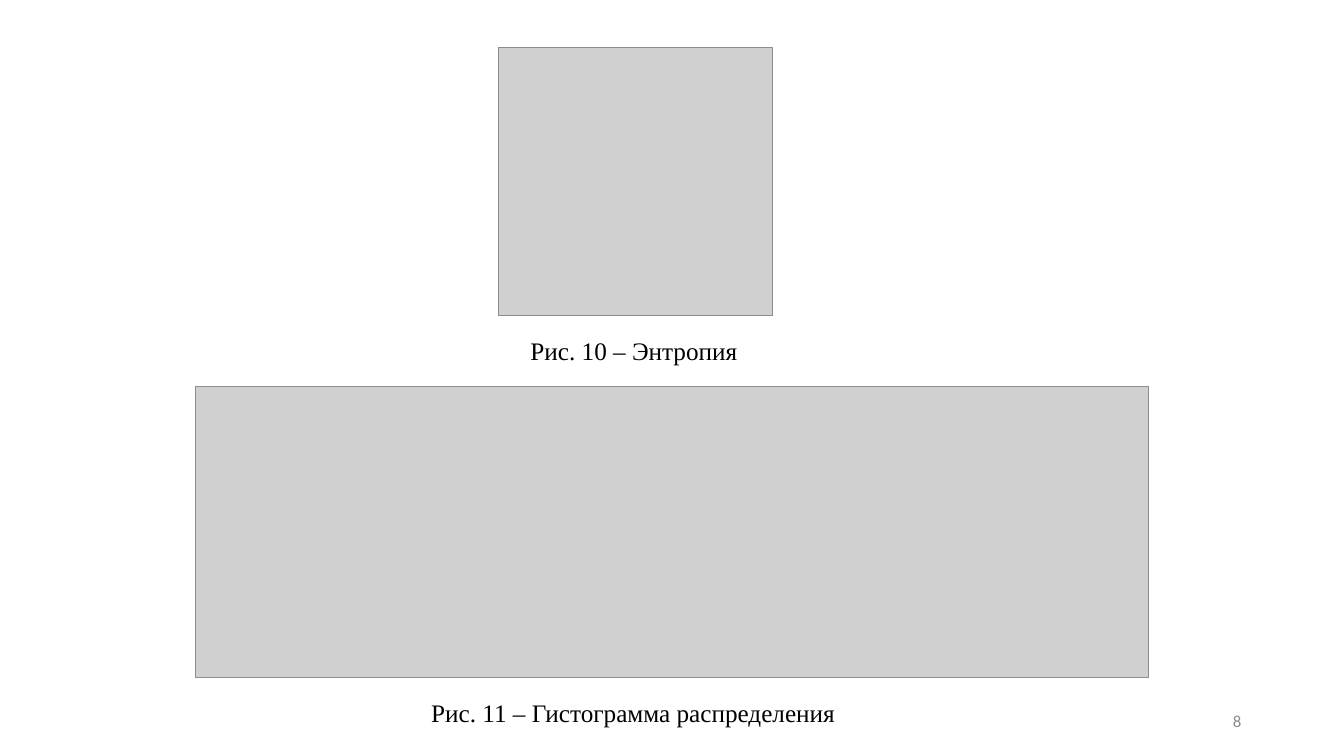
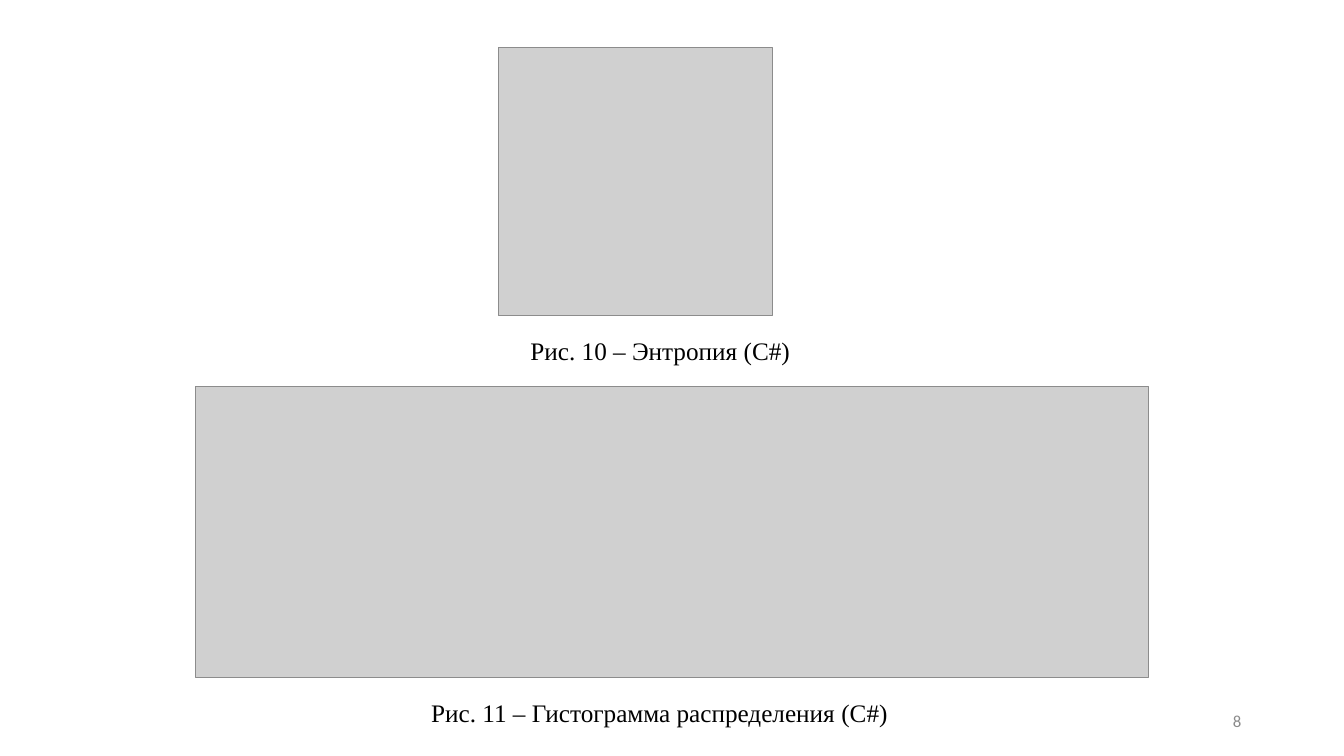
Before and after one commit to RomanKostin/Reverse_Engineering_Blinskii_Kostin_TKI-341, a slide deck: slide 8 of lab1/Лр1_Энтропия.pptx. Drawn at 1344x756 pixels with LibreOffice and Linux fonts; fonts in the diff are those of the drawing; grey boxes stand for pictures; background and template pictures are left out. Boxes give left, top, right and bottom in pixels: in the first picture for what was removed or moved away, otherwise in the second. Text is boxed around its words. In the diff, an @@ line names an element or a change of style, - is before the commit and + after.

```diff
--- a/lab1/Лр1_Энтропия.pptx
+++ b/lab1/Лр1_Энтропия.pptx
@@ text at [530,342,790,366]: text changed @@
-Рис. 10 – Энтропия
+Рис. 10 – Энтропия (C#)
@@ text at [431,704,887,728]: text changed @@
-Рис. 11 – Гистограмма распределения
+Рис. 11 – Гистограмма распределения (C#)
```
Also in this commit, not shown: 12 other slides changed, 1 slide added.
